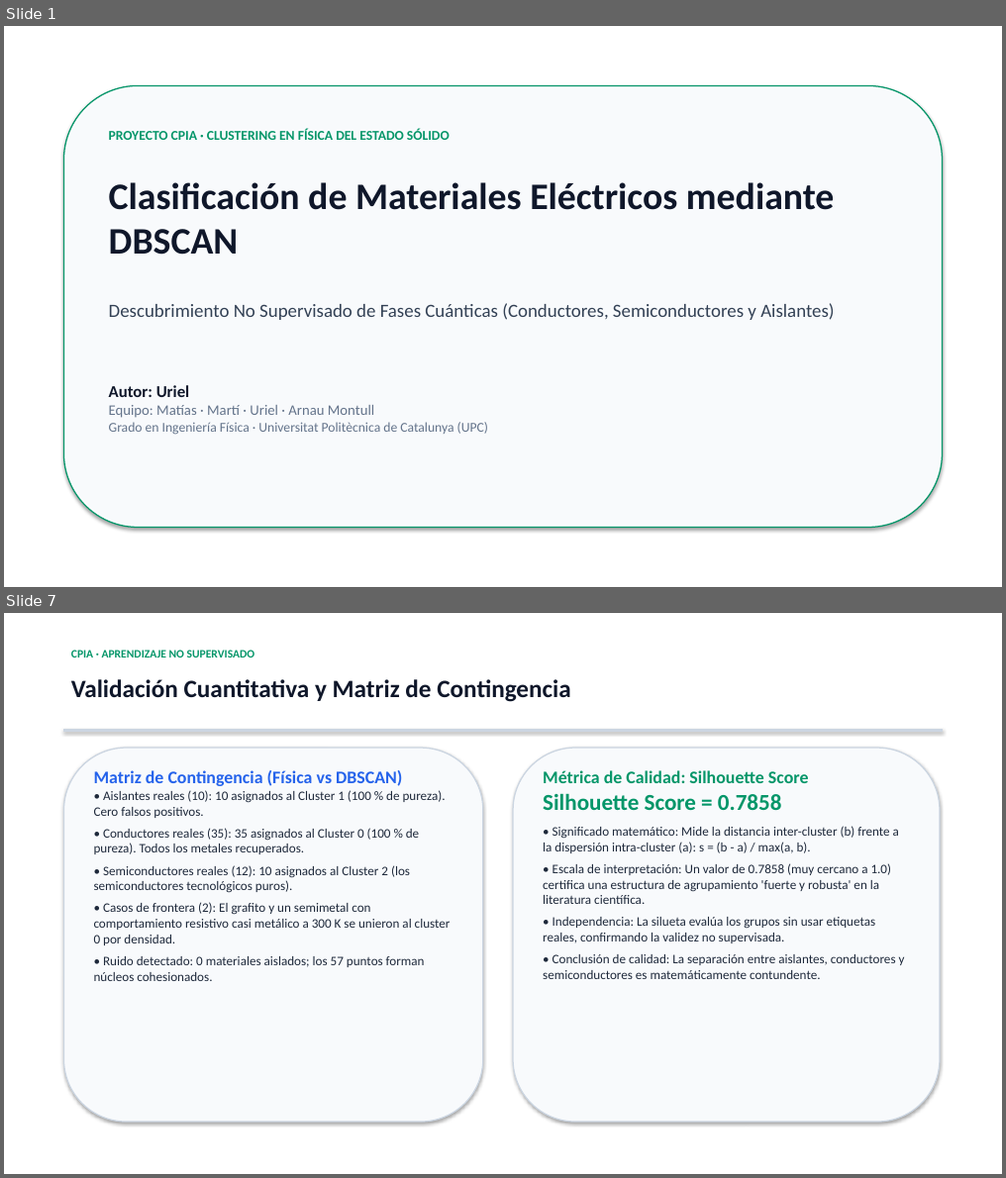
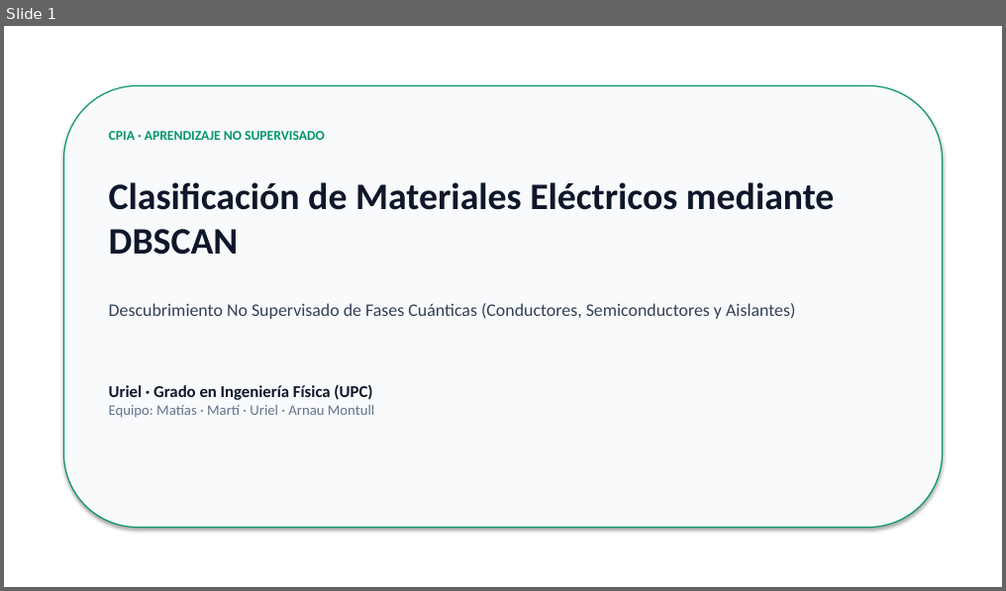
Before and after one commit to ArnauMontull/CPIA-Expo, a slide deck: presentacion/presentacion_materiales_uriel.pptx. Shown one above the other, each under a label of ours: slides 1 and 7 before the commit, slide 1 after it; the slides between them are not shown. The pictures are 1006x1178 and 1006x591 pixels, drawn with LibreOffice and Linux fonts; fonts in the diff are those of the drawing. Boxes give left, top, right and bottom in pixels: in the first picture for what was removed or moved away, otherwise in the second. Text is boxed around its words. In the diff, an @@ line names an element or a change of style, - is before the commit and + after.

Commit message:
feat(presentacion): redisenar diapositivas de Uriel con minimo texto y mas soporte visual

```diff
--- a/presentacion/presentacion_materiales_uriel.pptx
+++ b/presentacion/presentacion_materiales_uriel.pptx
@@ slide 7 removed at box(4, 613, 1002, 1174), background #FFFFFF @@
@@ text removed at box(71, 650, 255, 658) @@
-CPIA · APRENDIZAJE NO SUPERVISADO
@@ text removed at box(71, 679, 570, 702) @@
-Validación Cuantitativa y Matriz de Contingencia
@@ rectangle removed at box(63, 729, 943, 731) @@
@@ rounded rectangle removed at box(63, 748, 483, 1122) @@
@@ rounded rectangle removed at box(513, 748, 940, 1122) @@
@@ text removed at box(94, 770, 450, 981) @@
-Matriz de Contingencia (Física vs DBSCAN)
-• Aislantes reales (10): 10 asignados al Cluster 1 (100 % de pureza). Cero falsos positivos.
-• Conductores reales (35): 35 asignados al Cluster 0 (100 % de pureza). Todos los metales recuperados.
-• Semiconductores reales (12): 10 asignados al Cluster 2 (los semiconductores tecnológicos puros).
-• Casos de frontera (2): El grafito y un semimetal con comportamiento resistivo casi metálico a 300 K se unieron al cluster 0 por densidad.
-• Ruido detectado: 0 materiales aislados; los 57 puntos forman núcleos cohesionados.
@@ text removed at box(543, 770, 905, 979) @@
-Métrica de Calidad: Silhouette Score
-Silhouette Score = 0.7858
-• Significado matemático: Mide la distancia inter-cluster (b) frente a la dispersión intra-cluster (a): s = (b - a) / max(a, b).
-• Escala de interpretación: Un valor de 0.7858 (muy cercano a 1.0) certifica una estructura de agrupamiento 'fuerte y robusta' en la literatura científica.
-• Independencia: La silueta evalúa los grupos sin usar etiquetas reales, confirmando la validez no supervisada.
-• Conclusión de calidad: La separación entre aislantes, conductores y semiconductores es matemáticamente contundente.
@@ slide 1 changed as well @@
@@ rounded rectangle at box(63, 85, 943, 528): outline #059669 1.2 pt to #059669 1.1 pt @@
@@ text at box(109, 131, 325, 140): text changed @@
-PROYECTO CPIA · CLUSTERING EN FÍSICA DEL ESTADO SÓLIDO
+CPIA · APRENDIZAJE NO SUPERVISADO
@@ text "Descubrimiento No Supervisado de Fases ..." at box(109, 303, 795, 319): size 18 to 17 pt @@
@@ text at box(109, 384, 372, 400): text changed @@
-Autor: Uriel
+Uriel · Grado en Ingeniería Física (UPC)
@@ text at box(109, 422, 488, 435): paragraph removed @@
-Grado en Ingeniería Física · Universitat Politècnica de Catalunya (UPC)
```
Also in this commit, not shown: 7 slides added, 6 other slides removed, 8 other files.
